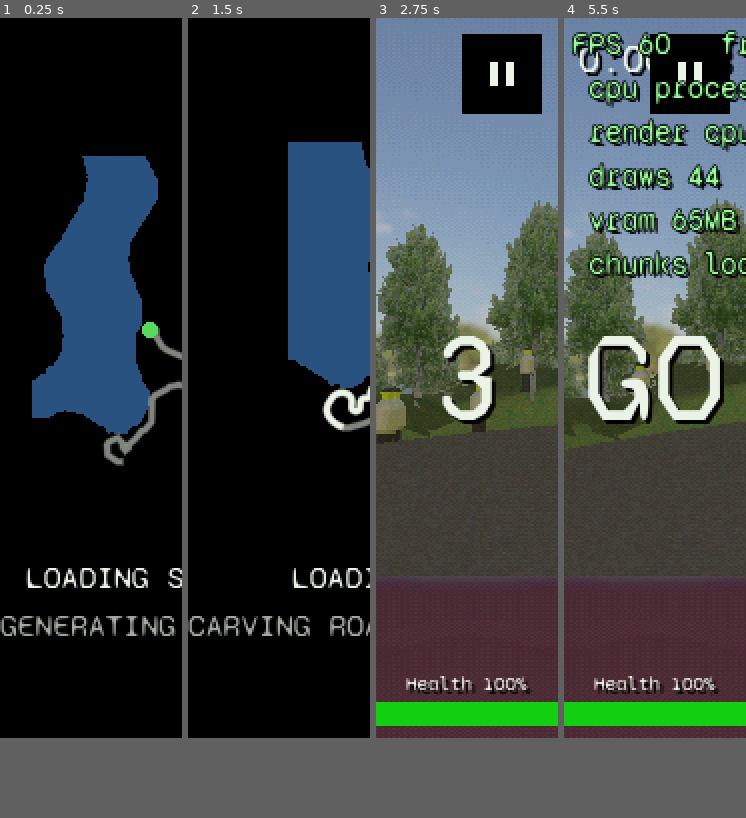
Above: before the commit, frames 1-4 (left to right).
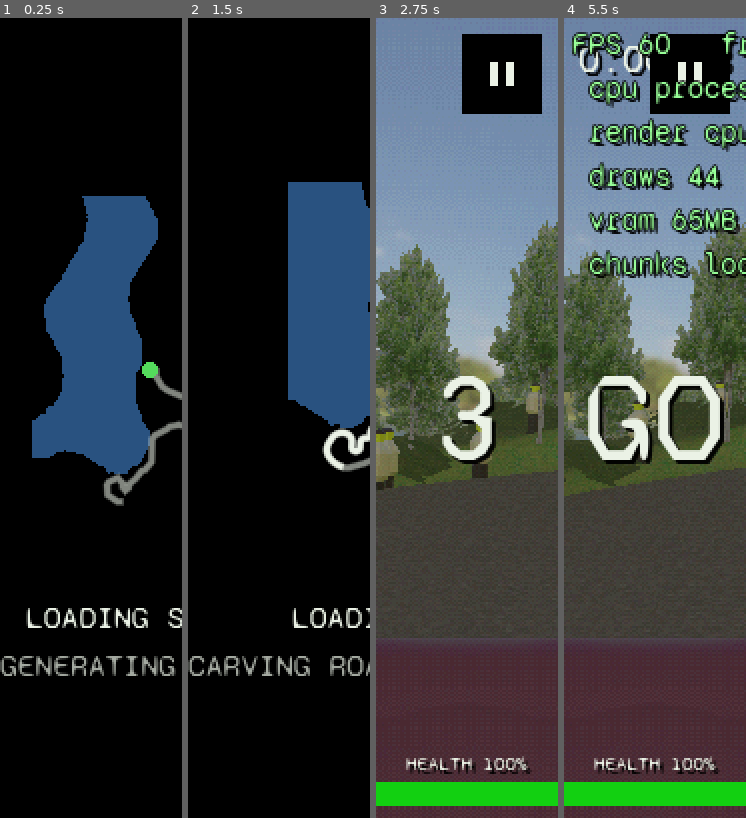
Above: after the commit, the same moments.

Repository: felixxwu/TAPPA
Game: Godot game, scene res://main.tscn
The game is run twice, just before and just after one commit, with the same random seed, the same clock (stepped at 60 frames per second) and the same inputs. This scene is started directly instead of the project's main scene.
Inputs (mouse positions are in pixels of both pictures, inside the frame that each line leads up to; where the layout moved, square brackets give the same spot in the first picture):
- Up to frame 1 (0.25 s): no input
- Up to frame 2 (1.5 s): tap Enter (menu_select) at 0.5 s; move the mouse to (319, 338) at 0.52 s; hold Right (menu_right) 0.53-1.25 s; tap C (cycle_camera) at 0.6 s; click (319, 338) at 0.67 s; click (313, 66) [313, 74] at 1.25 s
- Up to frame 3 (2.75 s): tap R (reset_car) at 2 s; drag from (430, 418) to (457, 522) at 2.02 s
- Up to frame 4 (5.5 s): move the mouse to (673, 218) at 2.77 s; hold Right (menu_right) 2.78-3.5 s; tap P (toggle_perf_overlay) at 2.85 s; drag from (645, 522) to (600, 266) at 3.52 s; move the mouse to (709, 482) at 4.27 s; hold Left (menu_left) 4.28-5 s; tap Alt at 4.35 s; drag from (600, 266) to (627, 194) at 5.02 s
In our replay, the window is 91x360 before the commit and 91x400 after it. These sizes can differ from the game's own. Grey fills any space a smaller window leaves; there, only what the larger window draws over its background counts as a difference.

The runs differ from the first frame. In frame 1, 15% of the frame differs, in the area x 0-100%, y 17-83%; in frame 2, 8.6%; in frame 3, 29%; in frame 4, 33%, in the area x 0-100%, y 22-100%.

Commit message:
Resolution 400px

Diff:
--- a/project.godot
+++ b/project.godot
@@ -29,7 +29,7 @@
 [display]
 
 window/size/viewport_width=100
-window/size/viewport_height=360
+window/size/viewport_height=400
 window/size/window_width_override=1280
 window/size/window_height_override=960
 window/stretch/mode="viewport"
--- a/scripts/display_stretch.gd
+++ b/scripts/display_stretch.gd
@@ -28,7 +28,7 @@
 
 # Logical frame height the game is laid out against (project.godot
 # window/size/viewport_height, locked by the original "keep_height" aspect).
-const DESIGN_HEIGHT := 360.0
+const DESIGN_HEIGHT := 400.0
 
 
 var _last_window_size := Vector2i.ZERO
--- a/scripts/hud.gd
+++ b/scripts/hud.gd
@@ -249,7 +249,7 @@
 		var pct := 0 if dmg.hp <= 0.0 else maxi(1, roundi(frac * 100.0))
 		if pct != _last_hp_pct:
 			_last_hp_pct = pct
-			_hp_label.text = "Health %d%%" % pct
+			_hp_label.text = "HEALTH %d%%" % pct
 		# Green (full) → amber → red (empty) via hue; flash by modulating alpha when
 		# below the low-HP warning fraction so the danger is unmissable.
 		var col := Color.from_hsv(frac * 0.33, 0.8, 0.95)
--- a/tests/headless/test_hud.gd
+++ b/tests/headless/test_hud.gd
@@ -277,10 +277,10 @@
 	dmg.field(1000.0, 1.0)
 	await get_tree().process_frame
 	await get_tree().process_frame
-	assert_eq(label.text, "Health 1%", "a still-alive car never reads 0%")
+	assert_eq(label.text, "HEALTH 1%", "a still-alive car never reads 0%")
 
 	# A genuine wreck (0 HP) is the only thing that reads 0%.
 	dmg.hp = 0.0
 	await get_tree().process_frame
 	await get_tree().process_frame
-	assert_eq(label.text, "Health 0%", "0% is reserved for hp == 0")
+	assert_eq(label.text, "HEALTH 0%", "0% is reserved for hp == 0")
